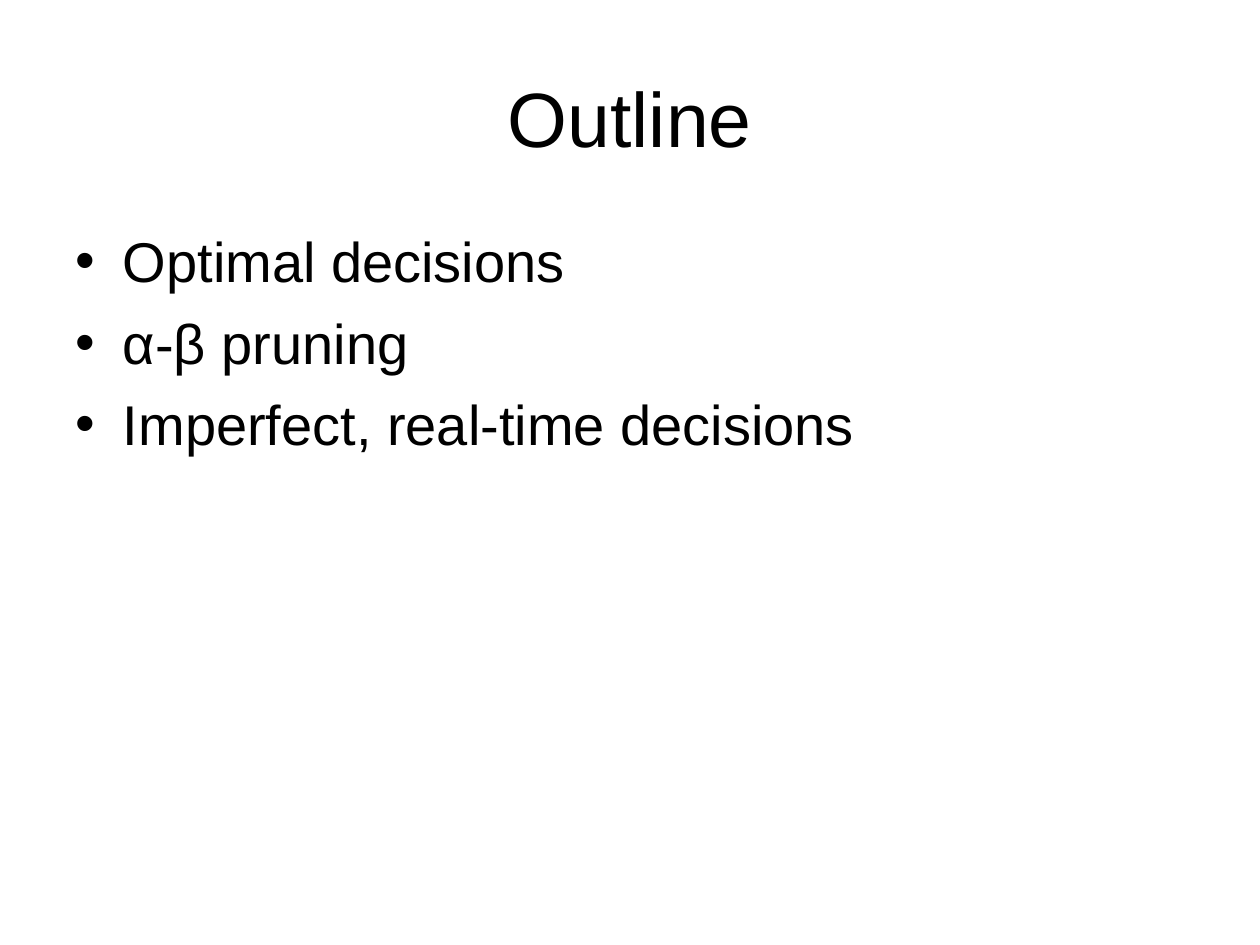
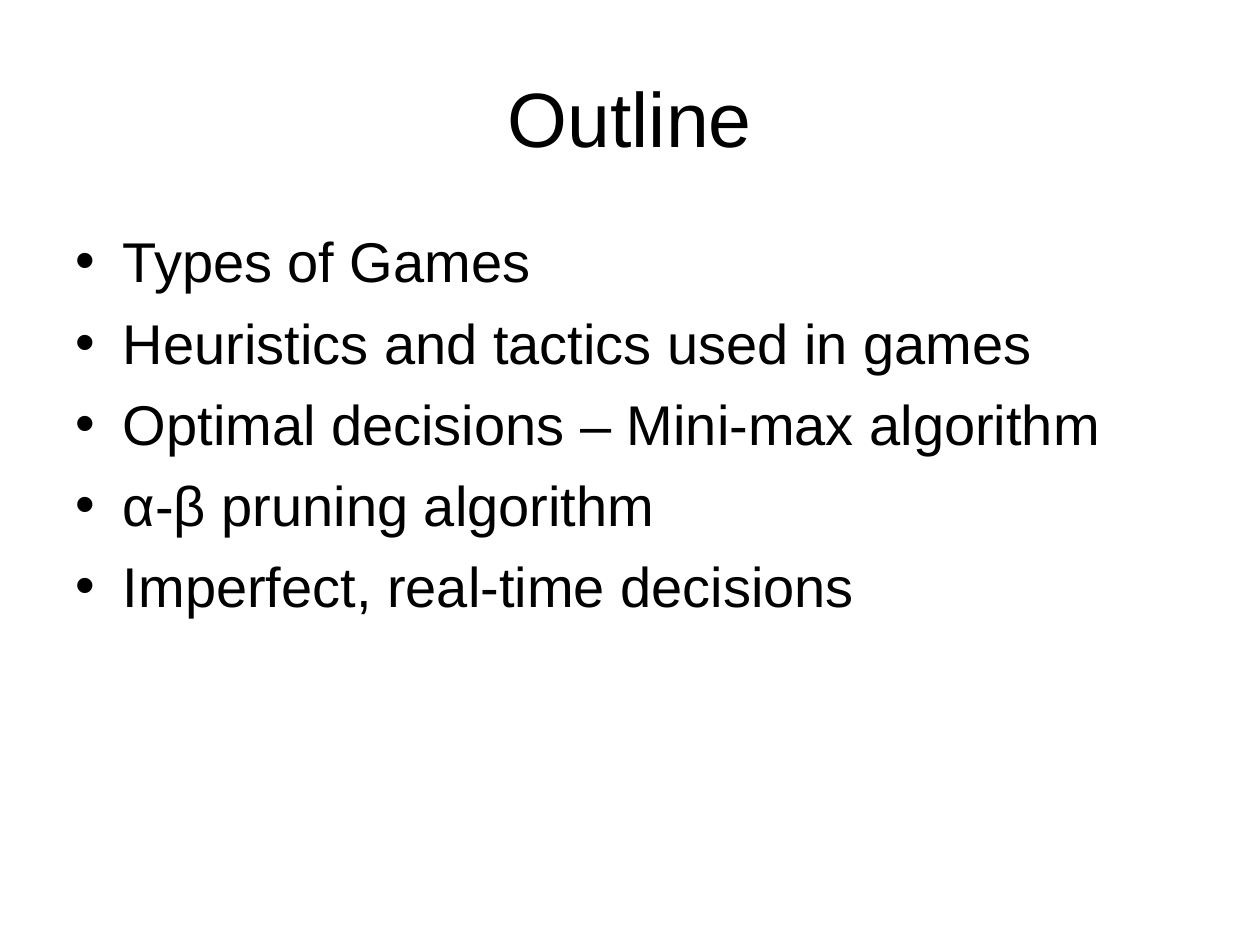
Before and after one commit to Rafi-afridi/Artificial_intelligence, a slide deck: slide 2 of Book slides/m6-game.ppt. Drawn at 1260x945 pixels with LibreOffice and Linux fonts; fonts in the diff are those of the drawing. Boxes give left, top, right and bottom in pixels: in the first picture for what was removed or moved away, otherwise in the second. Text is boxed around its words. In the diff, an @@ line names an element or a change of style, - is before the commit and + after.

```diff
--- a/Book slides/m6-game.ppt
+++ b/Book slides/m6-game.ppt
@@ text at box(123, 241, 1099, 537): text changed @@
-• Optimal decisions
-• α-β pruning
+• Types of Games
+• Heuristics and tactics used in games
+• Optimal decisions – Mini-max algorithm
+• α-β pruning algorithm
```
Also in this commit, not shown: 2 other slides changed, 22 slides added, 15 slides removed, 15 other files.
